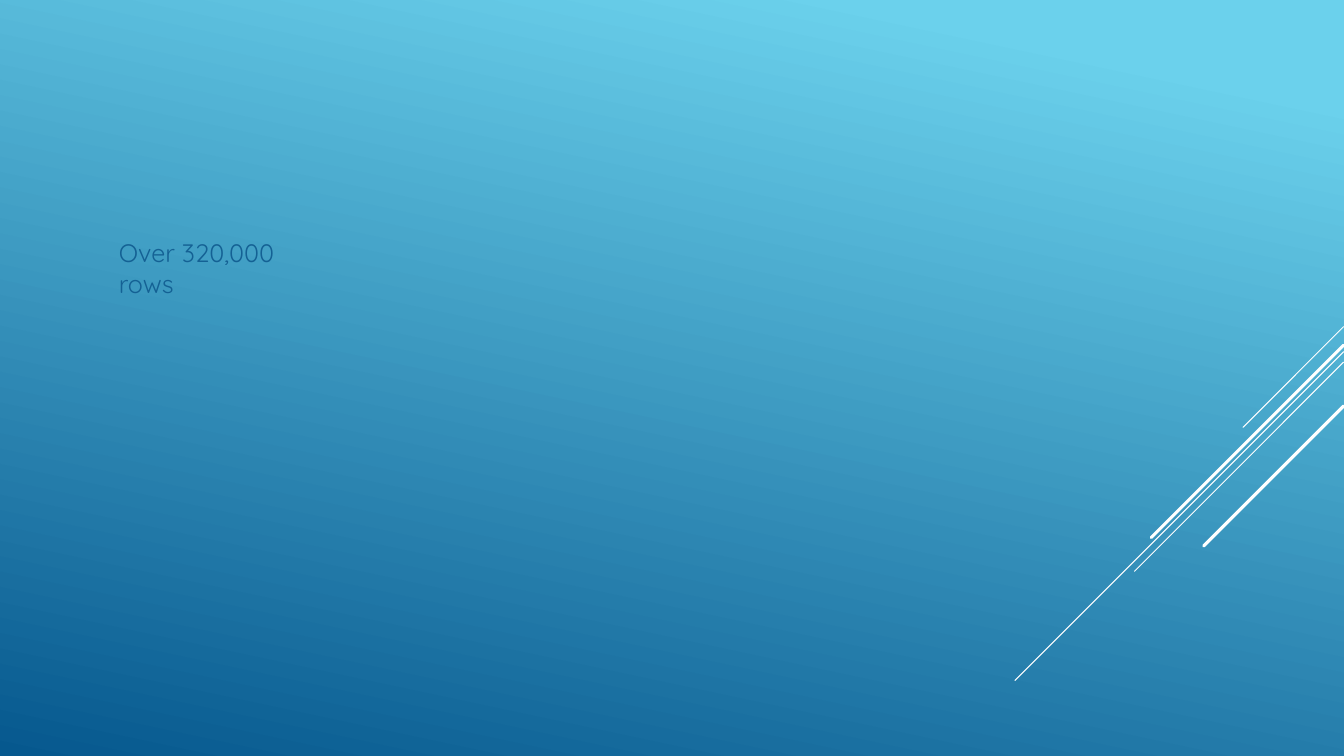
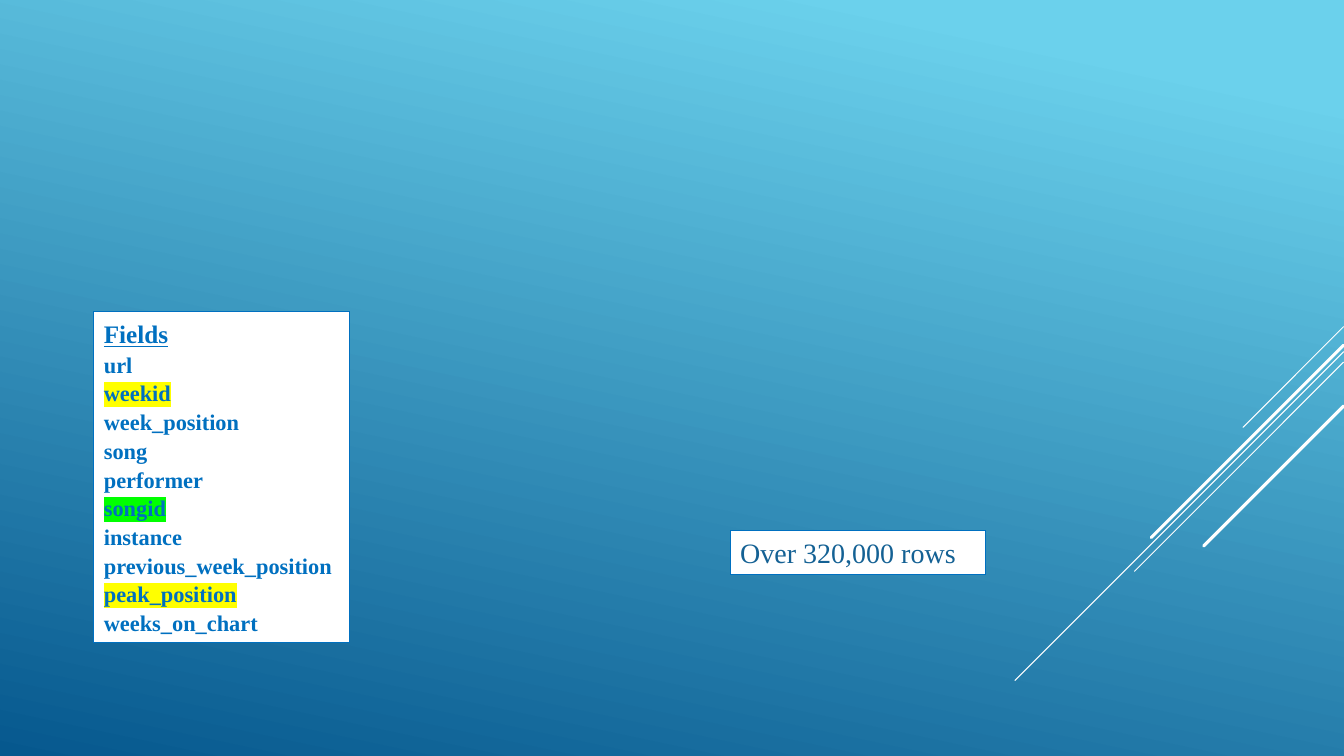
Before and after one commit to rlylecastro/project1, a slide deck: slide 5 of Presentation.pptx. Drawn at 1344x756 pixels with LibreOffice and Linux fonts; fonts in the diff are those of the drawing; background and template pictures are left out. Boxes give left, top, right and bottom in pixels: in the first picture for what was removed or moved away, otherwise in the second. Text is boxed around its words. In the diff, an @@ line names an element or a change of style, - is before the commit and + after.

```diff
--- a/Presentation.pptx
+++ b/Presentation.pptx
@@ rectangle added at (x1=94, y1=312, x2=349, y2=643), fill #FFFFFF, outline #0070C0 0.75 pt, 16 pt, text #0070C0, bold @@
+Fields
+url
+weekid
+week_position
+song
+performer
+songid
+instance
+previous_week_position
+peak_position
+weeks_on_chart
@@ rectangle "Over 320,000 rows" resized from (x1=119, y1=244, x2=274, y2=293) to (x1=730, y1=530, x2=985, y2=575) @@
@@ rectangle "Over 320,000 rows" at (x1=730, y1=530, x2=985, y2=575): size 18 to 20 pt, font Quicksand to Times New Roman; fill none to #FFFFFF; outline none to #0070C0 0.75 pt @@
```
Also in this commit, not shown: 6 other slides changed, 10 slides added, 5 slides removed, 1 other file.
